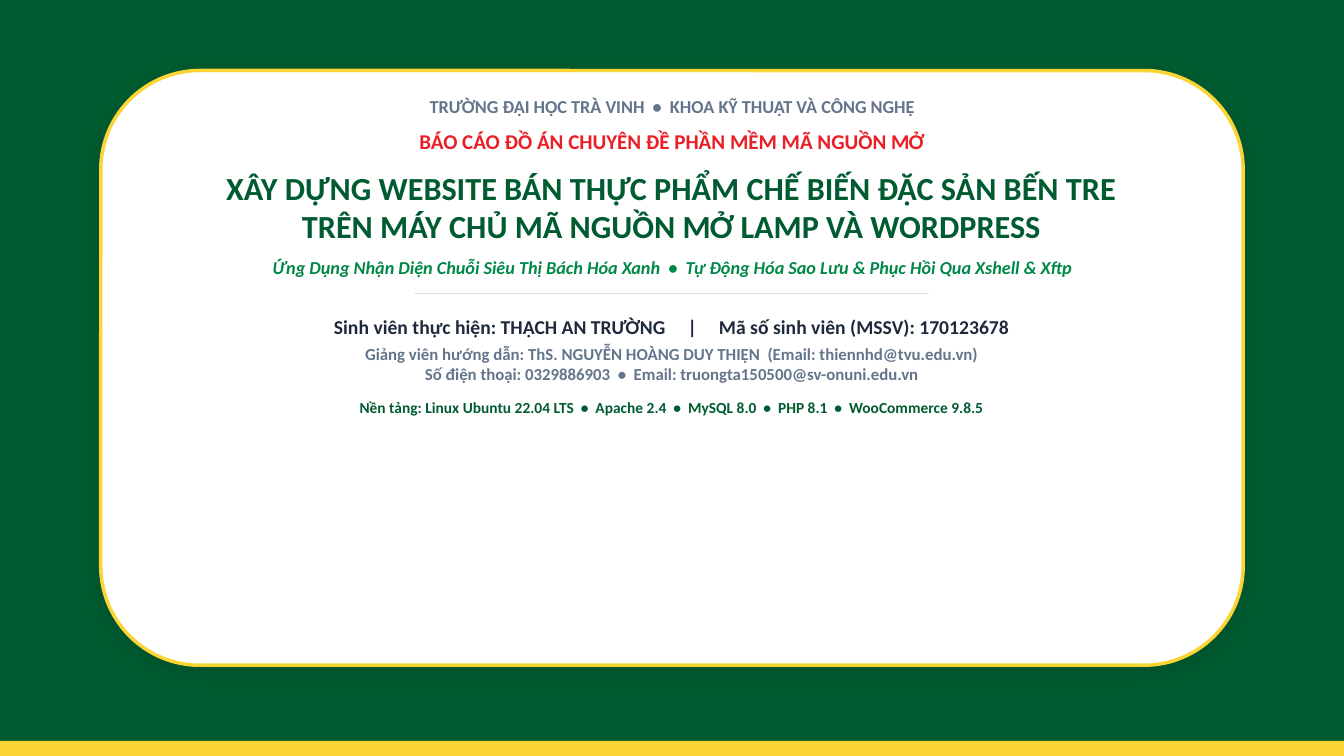
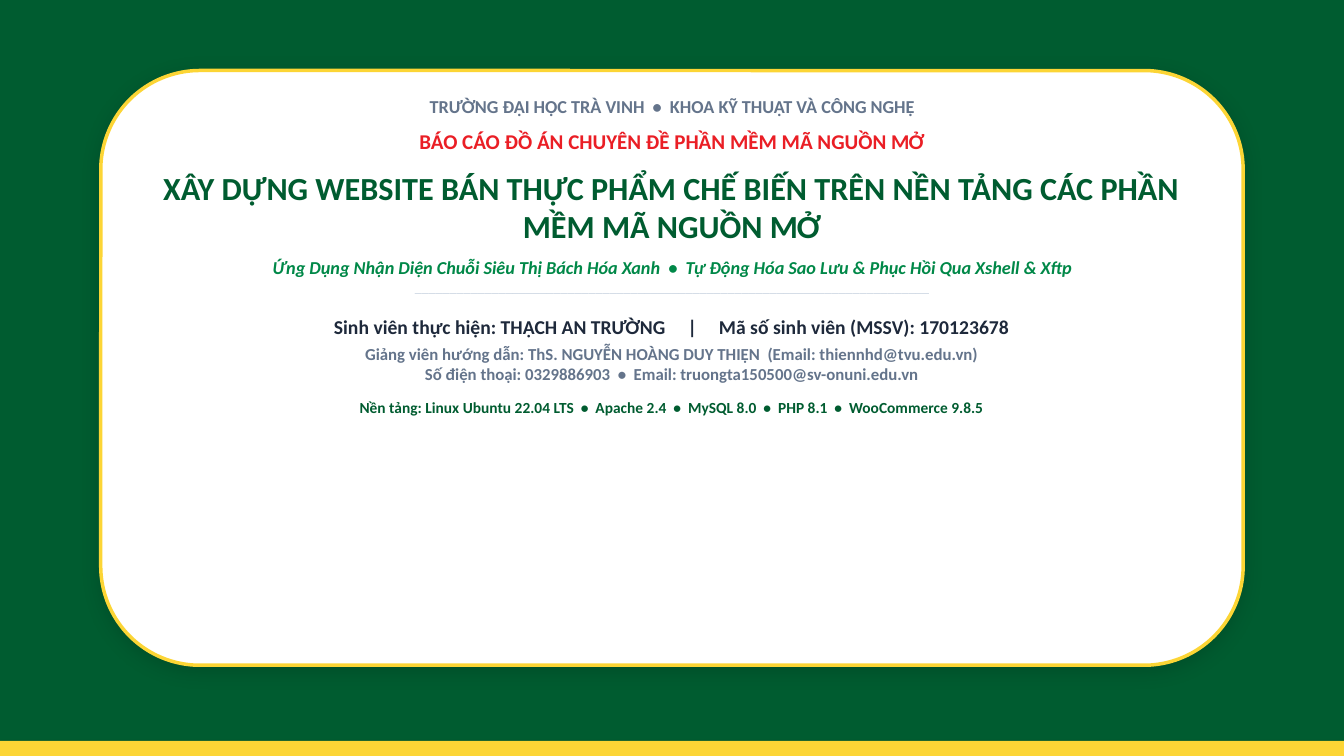
Before and after one commit to truongta150500/cn-dx23tt11-thachantruong-dacsanbentre-manguonmo, a slide deck: slide 1 of thesis/abs/SLIDE_THUYET_TRINH_DO_AN.pptx. Drawn at 1344x756 pixels with LibreOffice and Linux fonts; fonts in the diff are those of the drawing. Boxes give left, top, right and bottom in pixels: in the first picture for what was removed or moved away, otherwise in the second. Text is boxed around its words. In the diff, an @@ line names an element or a change of style, - is before the commit and + after.

Commit message:
docs: Cap nhat tieu de do an thanh: Xay dung Website ban thuc pham che bien tren nen tang cac phan mem ma nguon mo

```diff
--- a/thesis/abs/SLIDE_THUYET_TRINH_DO_AN.pptx
+++ b/thesis/abs/SLIDE_THUYET_TRINH_DO_AN.pptx
@@ text at [163,172,1179,239]: text changed @@
-XÂY DỰNG WEBSITE BÁN THỰC PHẨM CHẾ BIẾN ĐẶC SẢN BẾN TRE
-TRÊN MÁY CHỦ MÃ NGUỒN MỞ LAMP VÀ WORDPRESS
+XÂY DỰNG WEBSITE BÁN THỰC PHẨM CHẾ BIẾN TRÊN NỀN TẢNG CÁC PHẦN MỀM MÃ NGUỒN MỞ
```
Also in this commit, not shown: 18 other slides changed, 13 other files.
